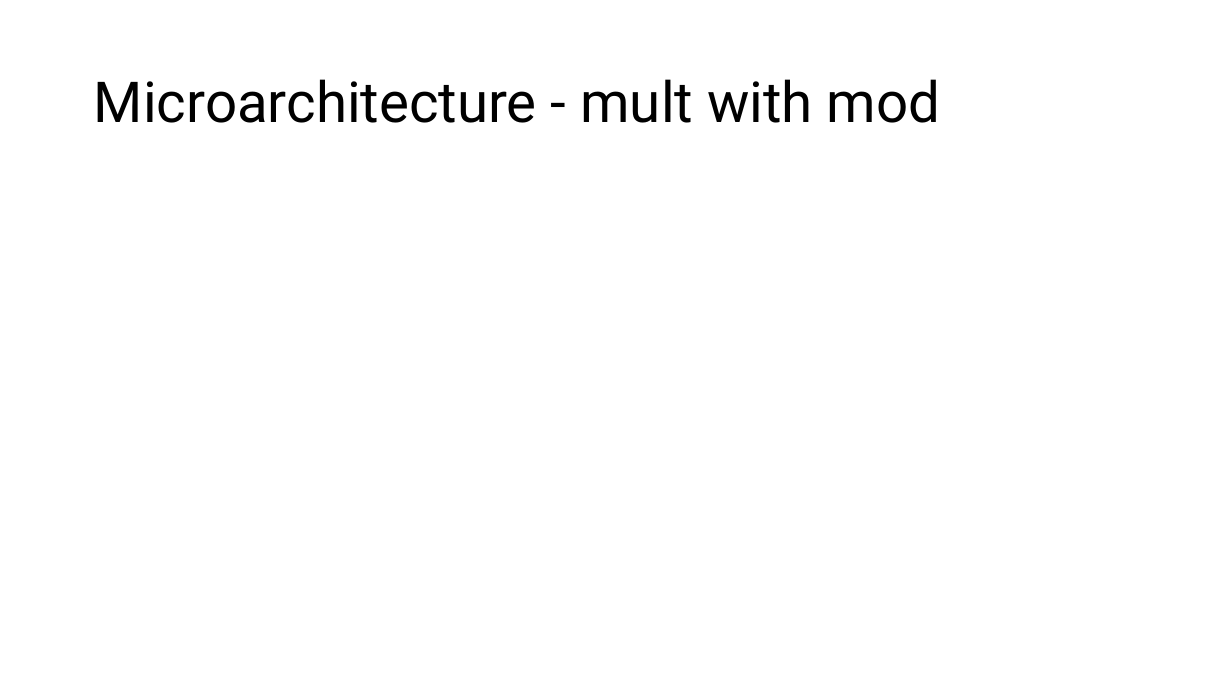
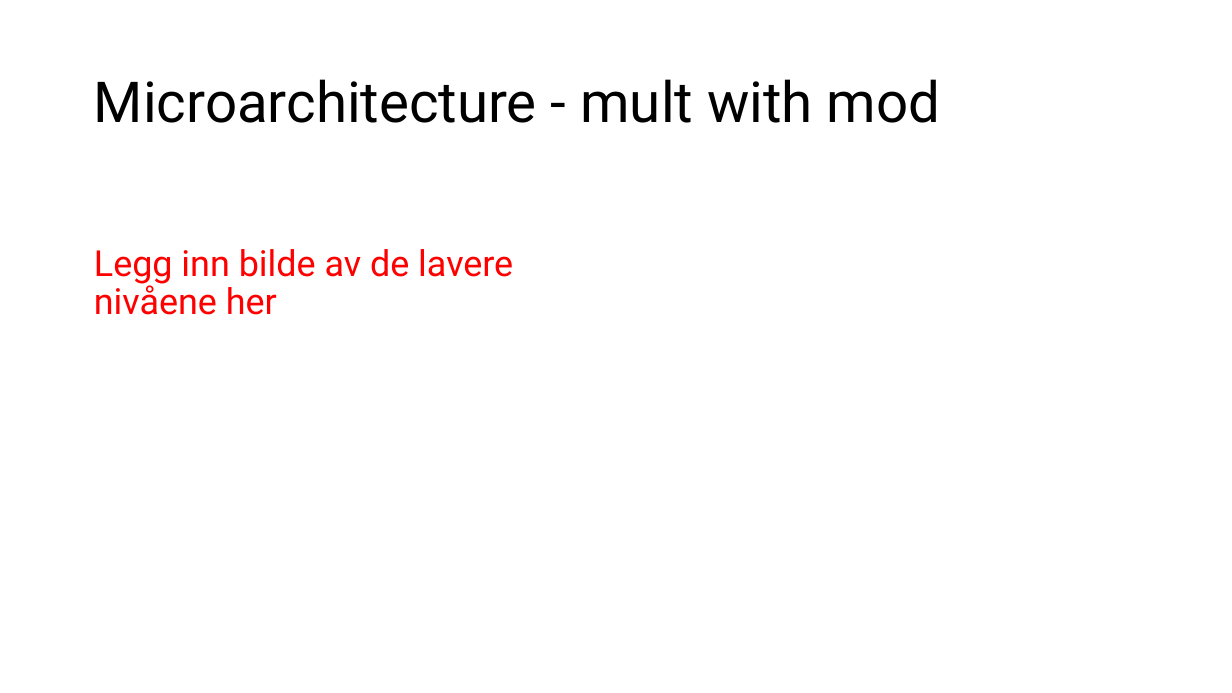
Before and after one commit to Lorangs/TFE4141_Digital_Design_1, a slide deck: slide 4 of TermProject/Microarchitecture_presentation.pptx. Drawn at 1232x693 pixels with LibreOffice and Linux fonts; fonts in the diff are those of the drawing. Boxes give left, top, right and bottom in pixels: in the first picture for what was removed or moved away, otherwise in the second. Text is boxed around its words. In the diff, an @@ line names an element or a change of style, - is before the commit and + after.

```diff
--- a/TermProject/Microarchitecture_presentation.pptx
+++ b/TermProject/Microarchitecture_presentation.pptx
@@ text added at bbox=[94, 249, 513, 315], 28 pt, text #FF0000 @@
+Legg inn bilde av de lavere nivåene her
```
Also in this commit, not shown: 4 other slides changed.
